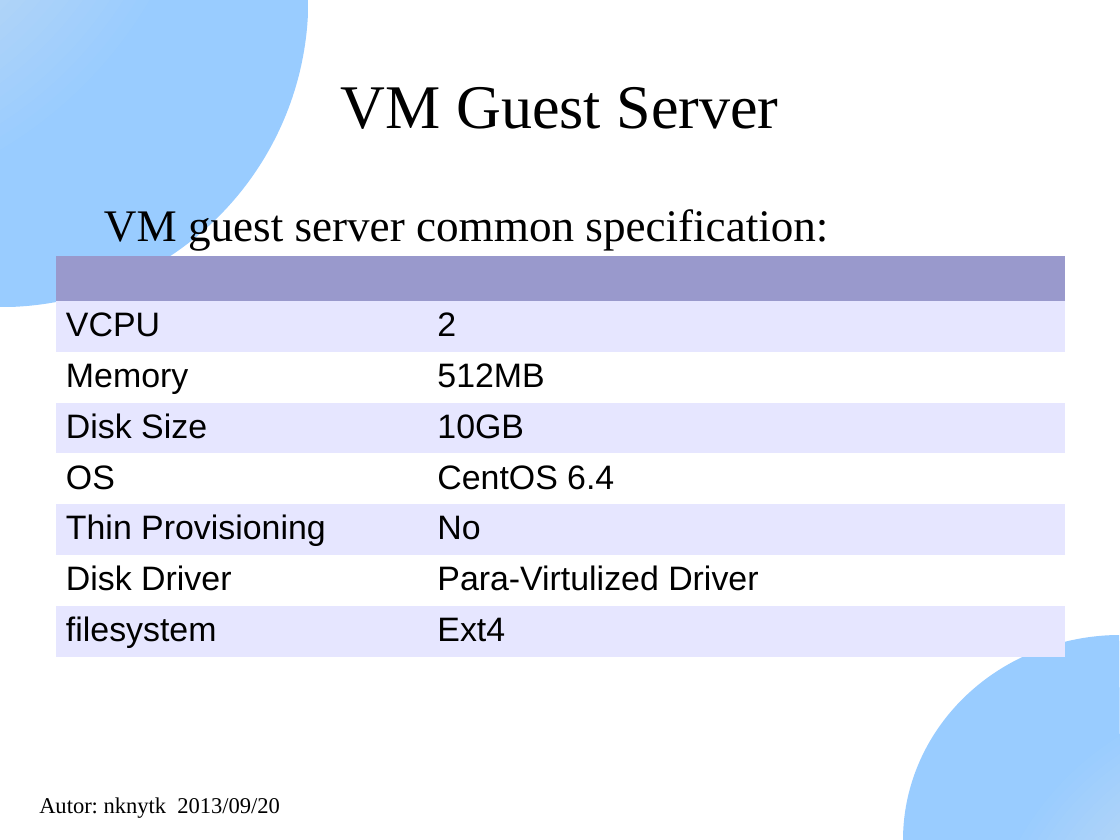
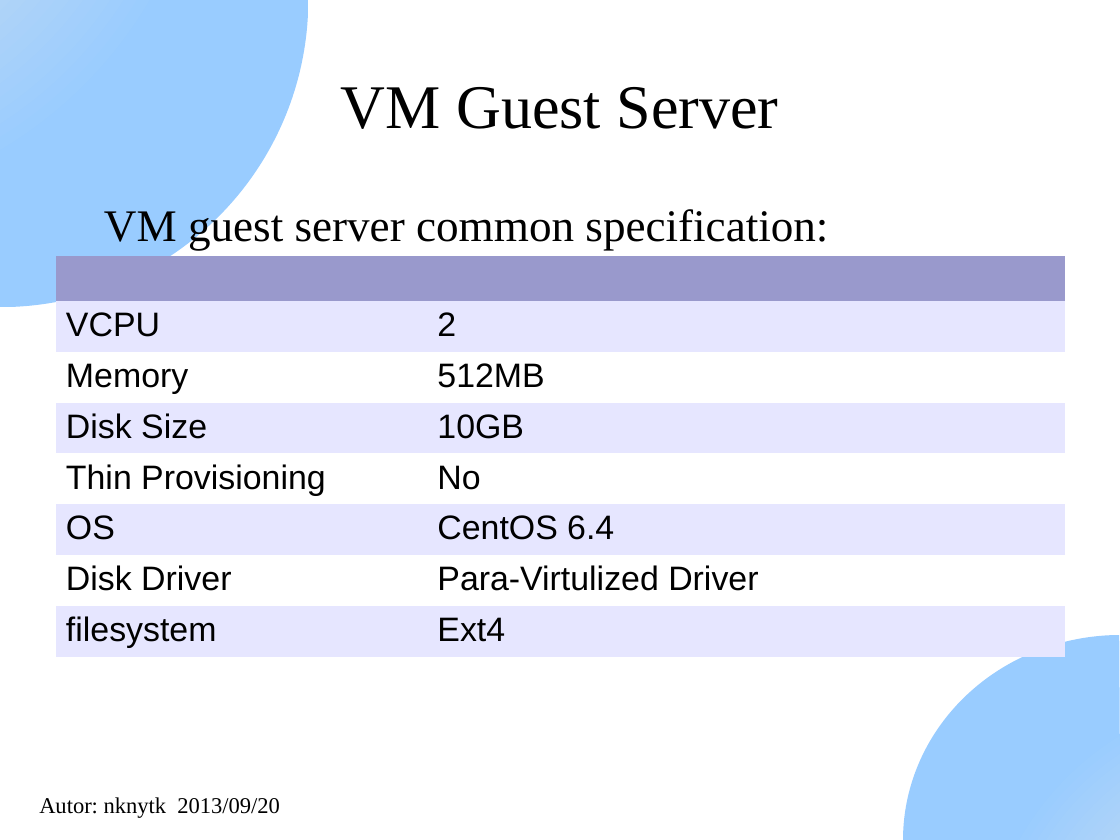
Before and after one commit to nknytk/disk-performance-xen-kvm, a slide deck: slide 9 of DiskPerformanceXenAndKvm.odp. Drawn at 1120x840 pixels with LibreOffice and Linux fonts; fonts in the diff are those of the drawing. Boxes give left, top, right and bottom in pixels: in the first picture for what was removed or moved away, otherwise in the second. Text is boxed around its words. In the diff, an @@ line names an element or a change of style, - is before the commit and + after.

```diff
--- a/DiskPerformanceXenAndKvm.odp
+++ b/DiskPerformanceXenAndKvm.odp
@@ table at (56,256,1066,652) @@
+row 5: Thin Provisioning | No
-row 6: Thin Provisioning | No
```
Also in this commit, not shown: 7 other slides changed, 3 slides added, 1 slide removed.
